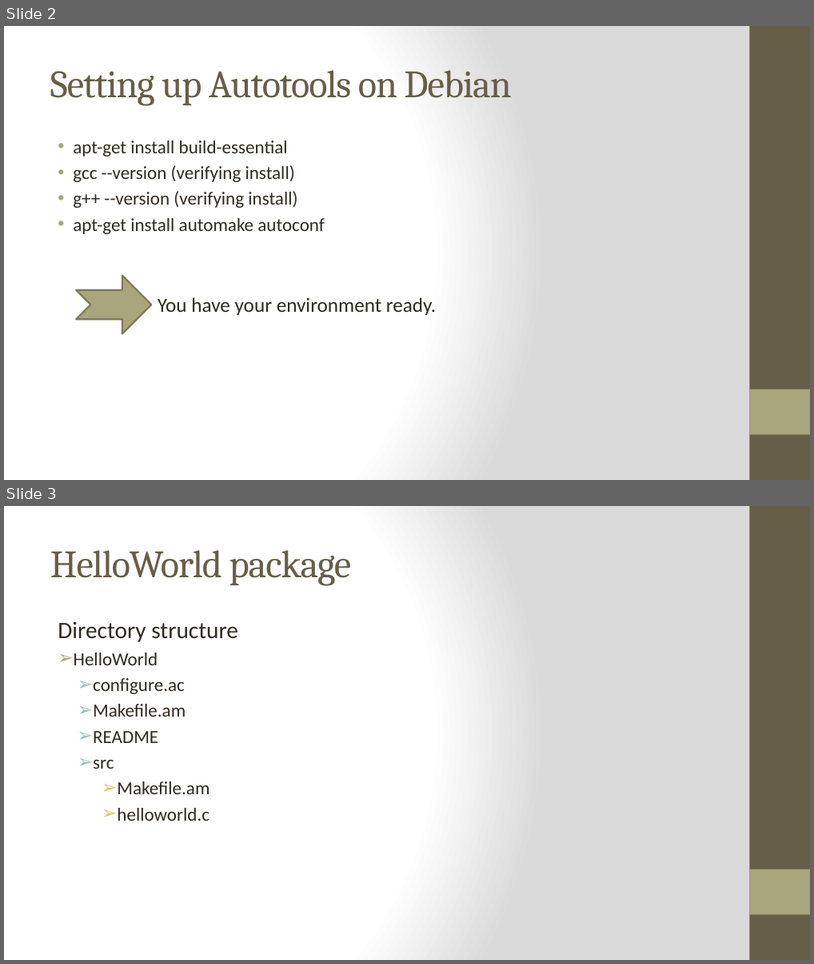
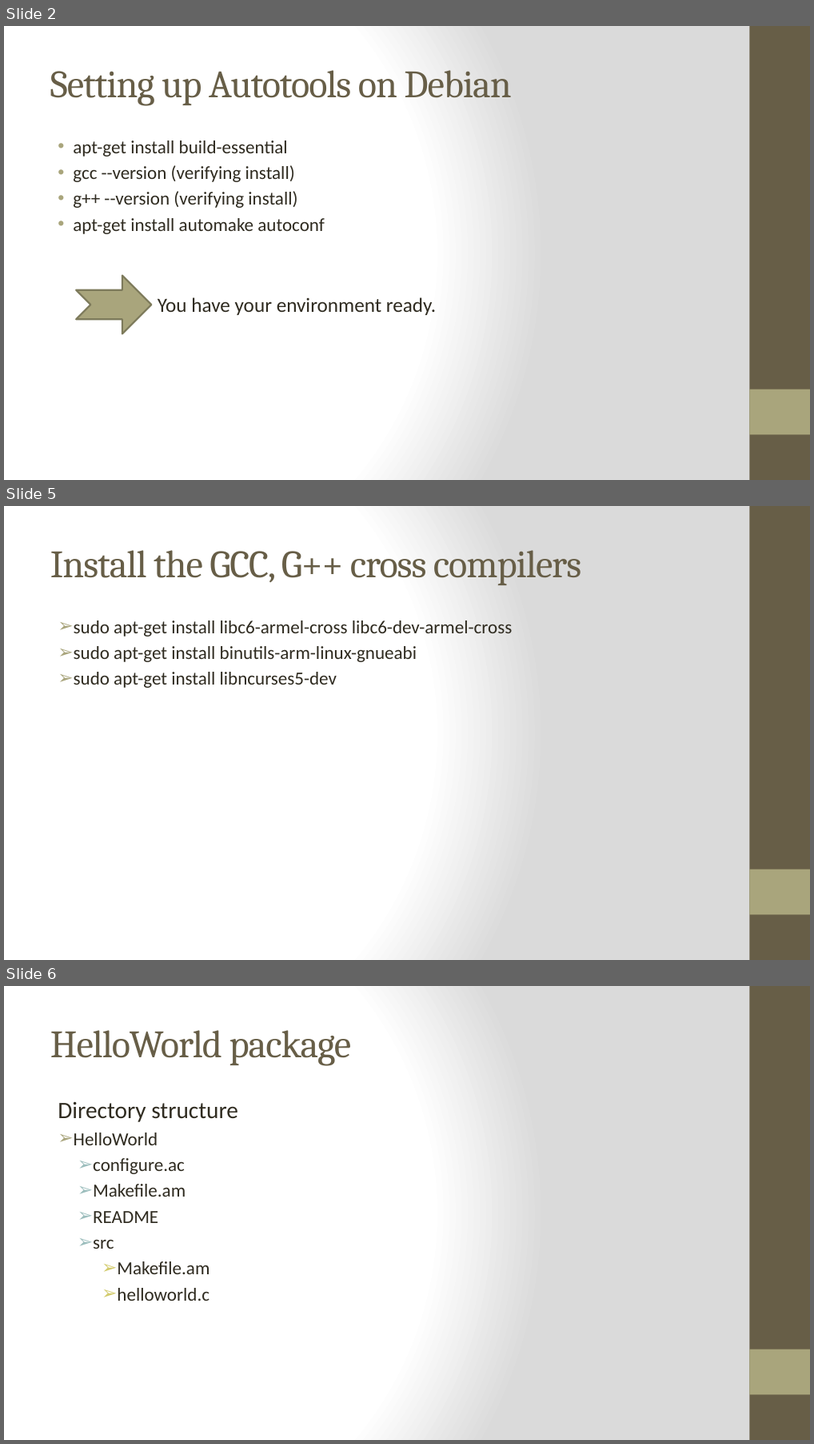
Before and after one commit to huyendinhkhanh/tim_hieu, a slide deck: Cross compile.pptx. Shown one above the other, each under a label of ours: slides 2 and 3 before the commit, slides 2, 5 and 6 after it; the slides between them are not shown. The pictures are 814x964 and 814x1444 pixels, drawn with LibreOffice and Linux fonts; fonts in the diff are those of the drawing. Boxes give left, top, right and bottom in pixels: in the first picture for what was removed or moved away, otherwise in the second. Text is boxed around its words. In the diff, an @@ line names an element or a change of style, - is before the commit and + after.

```diff
--- a/Cross compile.pptx
+++ b/Cross compile.pptx
@@ slide 5 added at (4, 506, 810, 960), background gradient #FFFFFF to #DADADA; not listed: 2 template elements that a slide beside it also shows @@
@@ title added at (50, 550, 582, 585), 46 pt, text #675E47 @@
+Install the GCC, G++ cross compilers
@@ text added at (74, 620, 512, 688), 22 pt, text #2F2B20 @@
+➢ sudo apt-get install libc6-armel-cross libc6-dev-armel-cross
+➢ sudo apt-get install binutils-arm-linux-gnueabi
+➢ sudo apt-get install libncurses5-dev
@@ what was slide 3 is now slide 6 @@
```
Also in this commit, not shown: 3 slides changed, 2 other slides added, 3 other files.
